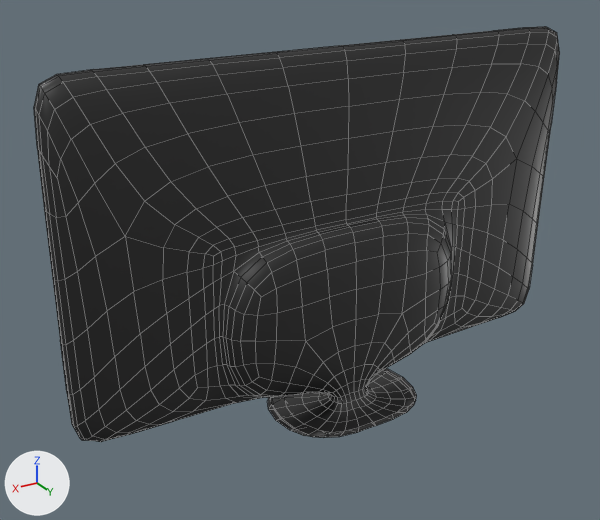
What one commit did to the Blender file models/Monitor.blend.
Rendered twice from a camera (50 mm lens) standing at (37.8, 54.7, 27.9) and looking at (3.6, -2.3, -0.6). Arrows for +X, +Y and +Z are at lower left; the lights stay in place. Mesh edges are drawn as thin lines.

The scene before the commit, as lines of its bpy script (objects in view):
```python
me_cube_003 = bpy.data.meshes.new('Cube.003')
me_cube_003.from_pydata(...)  # 47 vertices, 31 faces; spans x 0.0..1.0, y -38.8..55.8, z -1.2..1.0
me_cube_003.polygons.foreach_set('use_smooth', [True] * 31)
# faces by material slot: [30, 1]
me_cube_003.materials.append(mat_plastic)  # black #0e0e0e
me_cube_003.materials.append(mat_screen)
ob_monitor = bpy.data.objects.new('Monitor', me_cube_003)
ob_monitor.location = (0.0, -2.36, 2.53)
ob_monitor.rotation_euler = (-0.0119, 0.0, 0.0)  # degrees (-0.7, 0, 0)
ob_monitor.scale = (24.8, 0.198, 14.9)
_m = ob_monitor.modifiers.new('Mirror', 'MIRROR')
_m = ob_monitor.modifiers.new('Subsurf', 'SUBSURF')
_m.levels = 3
_m.render_levels = 4
```
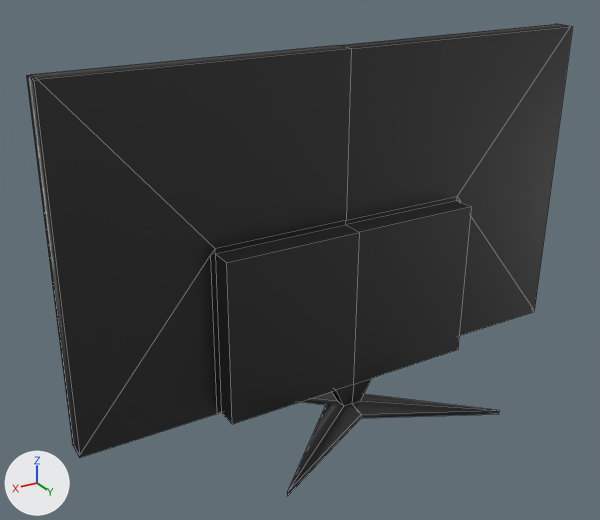
Commit message: Finished monitor

Boxes (x1, y1, x2, y2) around the edits, measured in the pictures (600 x 520 px):
'Monitor', reshaped, modifiers changed (14% taller)
    before: (34, 27, 560, 442)
    after: (26, 24, 572, 496)
part 1 of me_cube_003, built on
    before: (268, 369, 417, 438)
    after: (287, 392, 499, 496)
part 2 of me_cube_003, surface changed (grey to black)
    before: (34, 27, 560, 442)
    after: (26, 24, 572, 458)

The edits, one by one:
me_cube_003 is used by ob_monitor; location (0.0, -2.36, 2.53); rotation (-0.0119, 0.0, 0.0), in degrees (-0.7, 0, 0); scale (24.8, 0.198, 14.9).
me_cube_003 had 47 vertices, 31 faces and spanned x 0.0..1.0, y -38.8..55.8, z -1.2..1.0.
me_cube_003 now has 49 vertices, 36 faces and spans x 0.0..1.0, y -38.8..55.8, z -1.2..1.0.
Part 1, on me_cube_003:
6 vertices are removed from x 0.0..1.0, y -38.8..55.8, z -1.2..0.9.
8 faces are deleted.
8 vertices are added at x 0.0..0.5, y -38.8..55.8, z -1.2.
11 new faces join them, mat_plastic (black #0e0e0e), smooth.
1 new face joins them, mat_screen, smooth.
1 new face joins them, mat_plastic (black #0e0e0e).
me_cube_003 part 2: 23 kept faces spanning x 0.0..1.0, y -1.0..19.1, z -1.1..1.0 get new texture (UV) coordinates.
Object 'Monitor' (ob_monitor) loses its SUBSURF modifier named 'Subsurf'.
Modifier setting removed (it was levels = 3).
Modifier setting removed (it was render_levels = 4).
